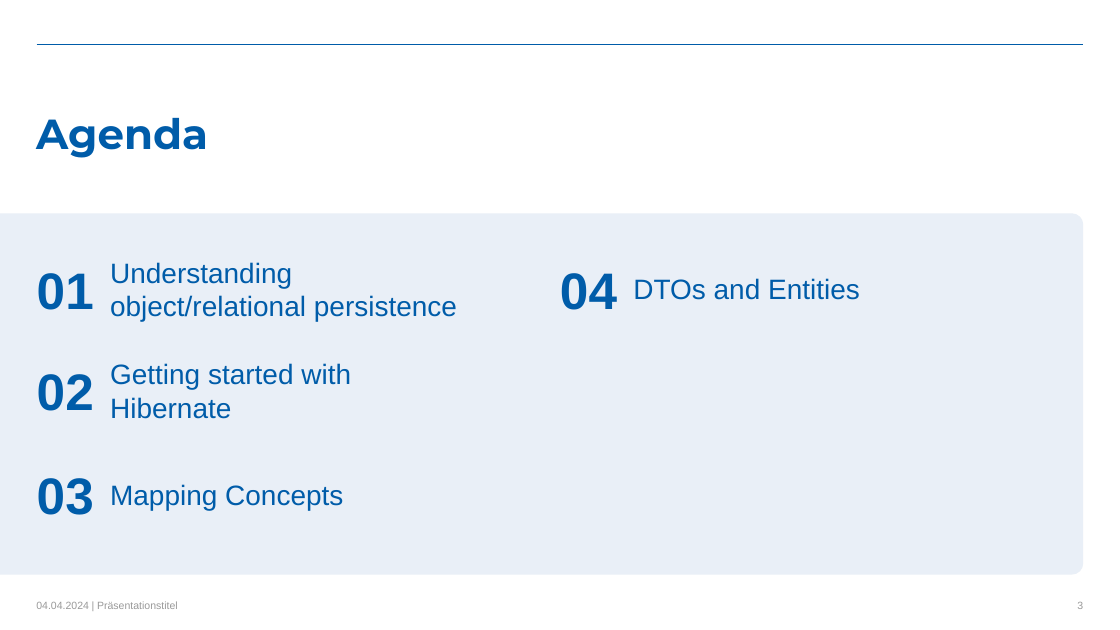
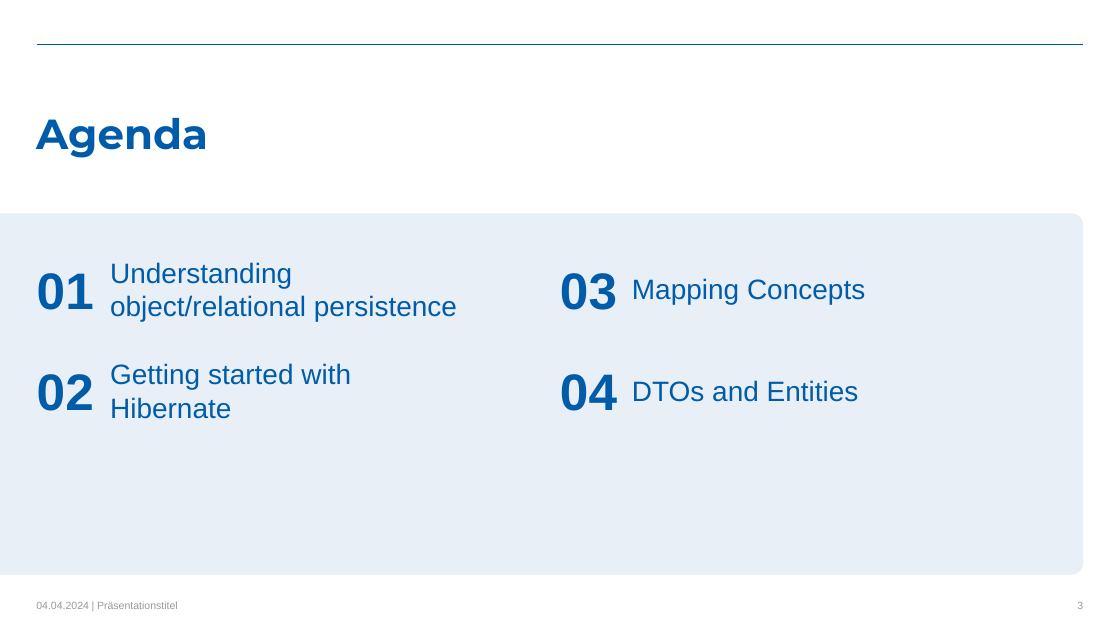
Before and after one commit to kovacivo/hibernate_basics, a slide deck: slide 3 of Hibernate_training-level_basic.pptx. Drawn at 1120x630 pixels with LibreOffice and Linux fonts; fonts in the diff are those of the drawing; background and template pictures are left out. Boxes give left, top, right and bottom in pixels: in the first picture for what was removed or moved away, otherwise in the second. Text is boxed around its words. In the diff, an @@ line names an element or a change of style, - is before the commit and + after.

```diff
--- a/Hibernate_training-level_basic.pptx
+++ b/Hibernate_training-level_basic.pptx
@@ text "Mapping Concepts": place and size @@
-text "Mapping Concepts" at box(110, 484, 343, 510)
+text "Mapping Concepts" at box(632, 278, 865, 305)
@@ text at box(560, 273, 617, 310): text changed @@
-04
+03
@@ text added at box(560, 374, 617, 411), 44 pt, text #005CA9, bold @@
+04
@@ text "DTOs and Entities": place and size @@
-text "DTOs and Entities" at box(633, 278, 860, 300)
+text "DTOs and Entities" at box(632, 380, 859, 402)
@@ text removed at box(37, 478, 94, 515) @@
-03
```
Also in this commit, not shown: 1 other slide changed, 25 slides added.
